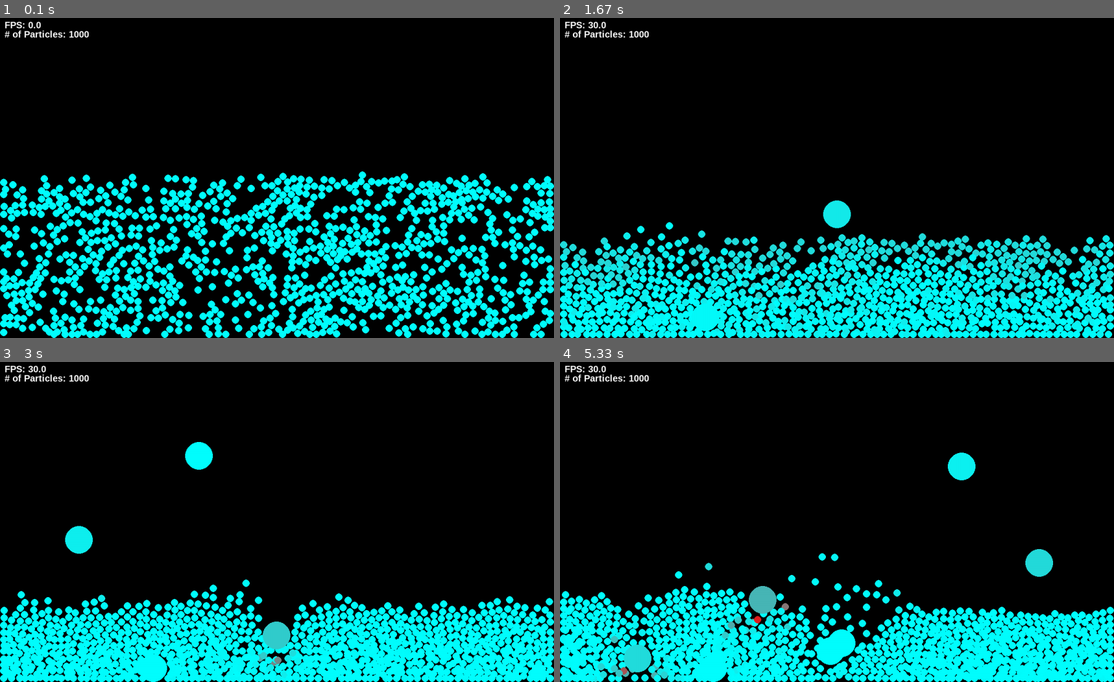
Above: before the commit, frames 1-4 (two rows, left to right).
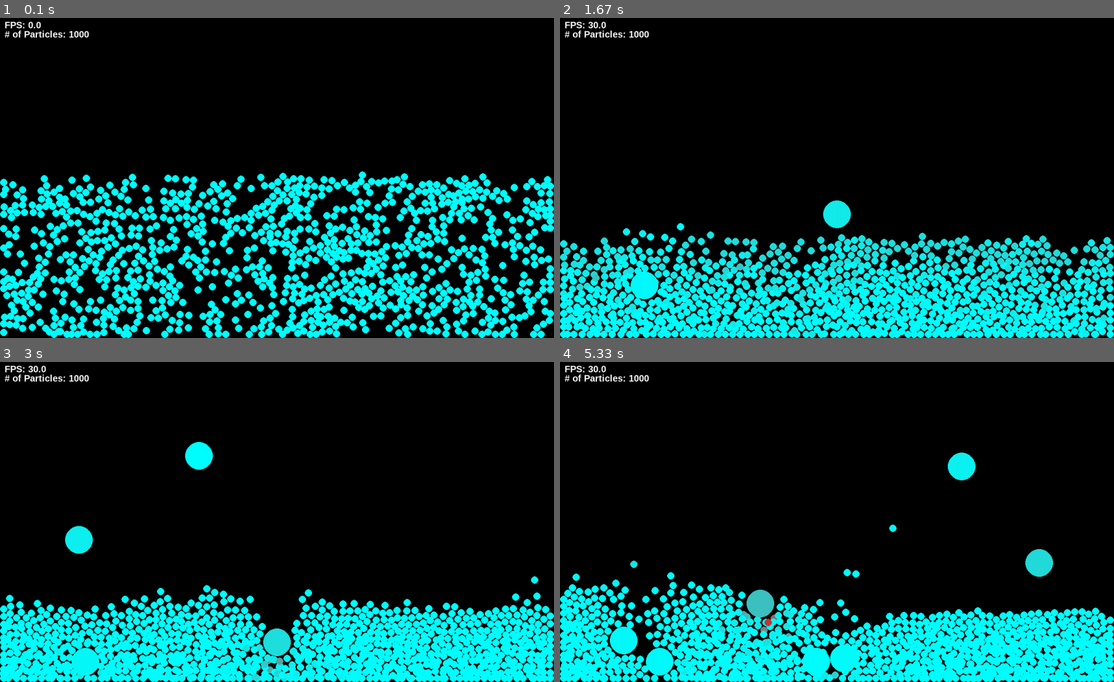
Above: after the commit, the same moments.

Repository: yoonyLim/Pygame_SHG
Game: pygame game, started from main.py
Two runs of this game, one before a commit and one after it. Both use one fixed random seed, a clock stepped at 60 frames per second and the inputs below.
Inputs (mouse positions are in pixels of both pictures, inside the frame that each line leads up to):
- Up to frame 1 (0.1 s): no input
- Up to frame 2 (1.67 s): click (837, 174) at 0.38 s; click (665, 251) at 1.22 s
- Up to frame 3 (3 s): click (77, 512) at 1.88 s; click (199, 454) at 2.72 s
- Up to frame 4 (5.33 s): click (1036, 496) at 3.62 s; click (958, 442) at 4.28 s; click (753, 614) at 5.05 s

The runs differ from the first frame. In frame 1, 2.5% of the frame differs, in the area x 0-100%, y 49-100%; in frame 2, 14%, in the area x 0-100%, y 63-100%; in frame 3, 11%; in frame 4, 12%.

Commit message:
update: distance optimization

Diff:
--- a/content/physics/spatial_hash_grid.py
+++ b/content/physics/spatial_hash_grid.py
@@ -9,7 +9,7 @@
         self.boundary = boundary
         self.num_particles = num_particles
         self.particle_radius = particle_radius
-        self.average_distance = sqrt(self.boundary.right * self.boundary.bottom / self.num_particles / 2)
+        self.average_distance = sqrt(self.boundary.right * self.boundary.bottom / (self.num_particles / 2))
         self.dimension = max(self.average_distance, self.particle_radius)
         self.cells = {}
 
